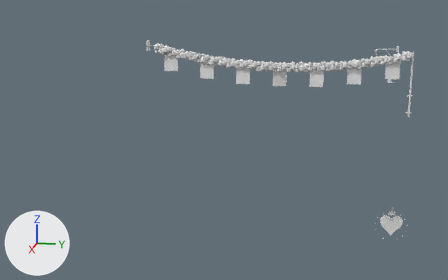
Renders of the Blender file assets/eclipse/source/lane_landmarks.blend from each side of a commit.
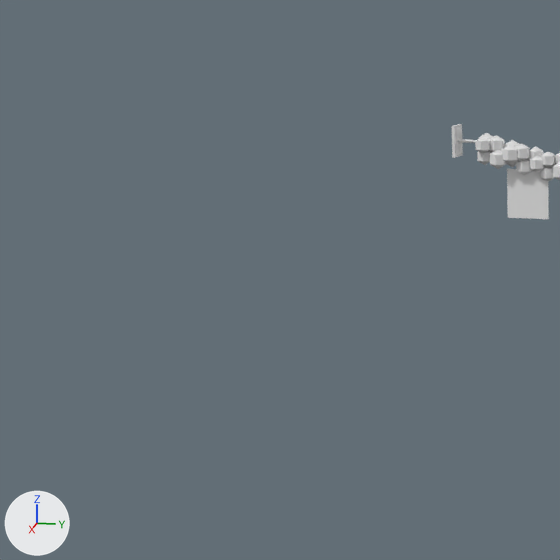
Each version appears first whole from a 50 mm lens placed at (12.63, -1.03, 4.43), pointed at (2.44, -3.07, 1.88), and next in a close-up on the part from 0% to 41% of the width and 0% to 65% of the height. Arrows for +X, +Y and +Z are at lower left; the lights stay in place. The last two pictures show the newer version.

The older version as bpy lines, for what is in view:
```python
me_garland = bpy.data.meshes.new('garland')
me_garland.from_pydata(...)  # 2714 vertices, 3396 faces; spans x 1.48..2.03, y -4.55..0.09, z 2.23..3.51
me_garland.polygons.foreach_set('use_smooth', [True] * 3396)
# faces by material slot: [22, 146, 3186, 24, 18]
me_garland.materials.append(mat_iron)  # white #e7e7e7
me_garland.materials.append(mat_herb)  # white #e7e7e7
me_garland.materials.append(mat_marigold)  # white #e7e7e7
me_garland.materials.append(mat_picado)  # white #e7e7e7
me_garland.materials.append(mat_picado_b)  # white #e7e7e7
ob_garland = bpy.data.objects.new('garland', me_garland)
ob_garland.location = (0.0, 0.0, 0.0)
```
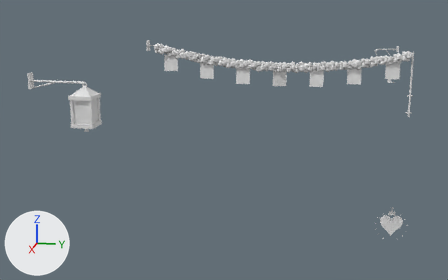
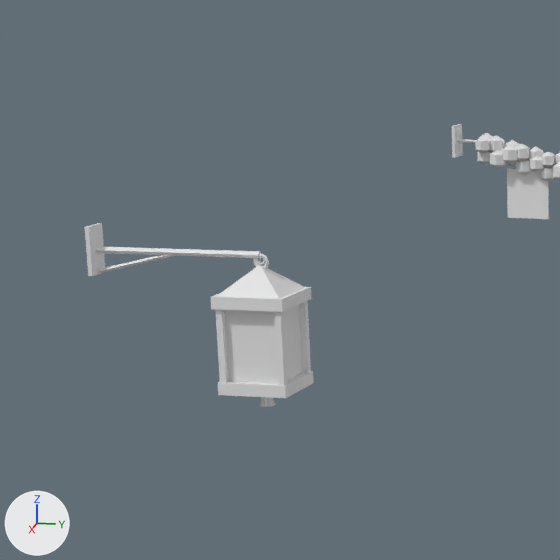
What differs and where, as boxes (x1, y1, x2, y2) in the close-ups (560 x 560 px):
'red_lantern', added
    after: (85, 223, 314, 407)
    faces in mat_iron (white #e7e7e7): (85, 223, 314, 407)
    faces in mat_glass_red (white #e7e7e7): (225, 305, 302, 384)

Edits to the bpy script that builds the scene:
```text
Add mat_glass_red:
    mat_glass_red = principled_material('glass_red')
    mat_glass_red.base_color = (0.8, 0.8, 0.8)  # white #e7e7e7
Add me_red_lantern:
    me_red_lantern.from_pydata(...)  # 201 vertices, 169 faces; spans x 6.065..6.335, y -4.55..-3.765, z 2.845..3.49
    me_red_lantern.polygons.foreach_set('use_smooth', [True] * 169)
    # faces by material slot: [163, 6]
    me_red_lantern.materials.append(mat_iron)  # white #e7e7e7
    me_red_lantern.materials.append(mat_glass_red)  # white #e7e7e7
Add ob_red_lantern:
    ob_red_lantern = bpy.data.objects.new('red_lantern', me_red_lantern)
    ob_red_lantern.location = (0.0, 0.0, 0.0)
```
